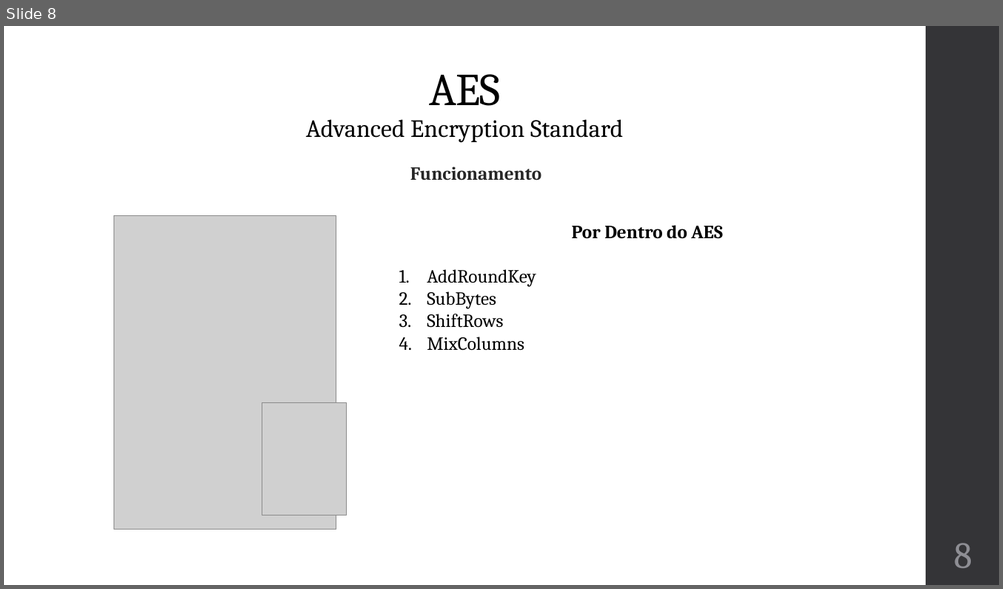
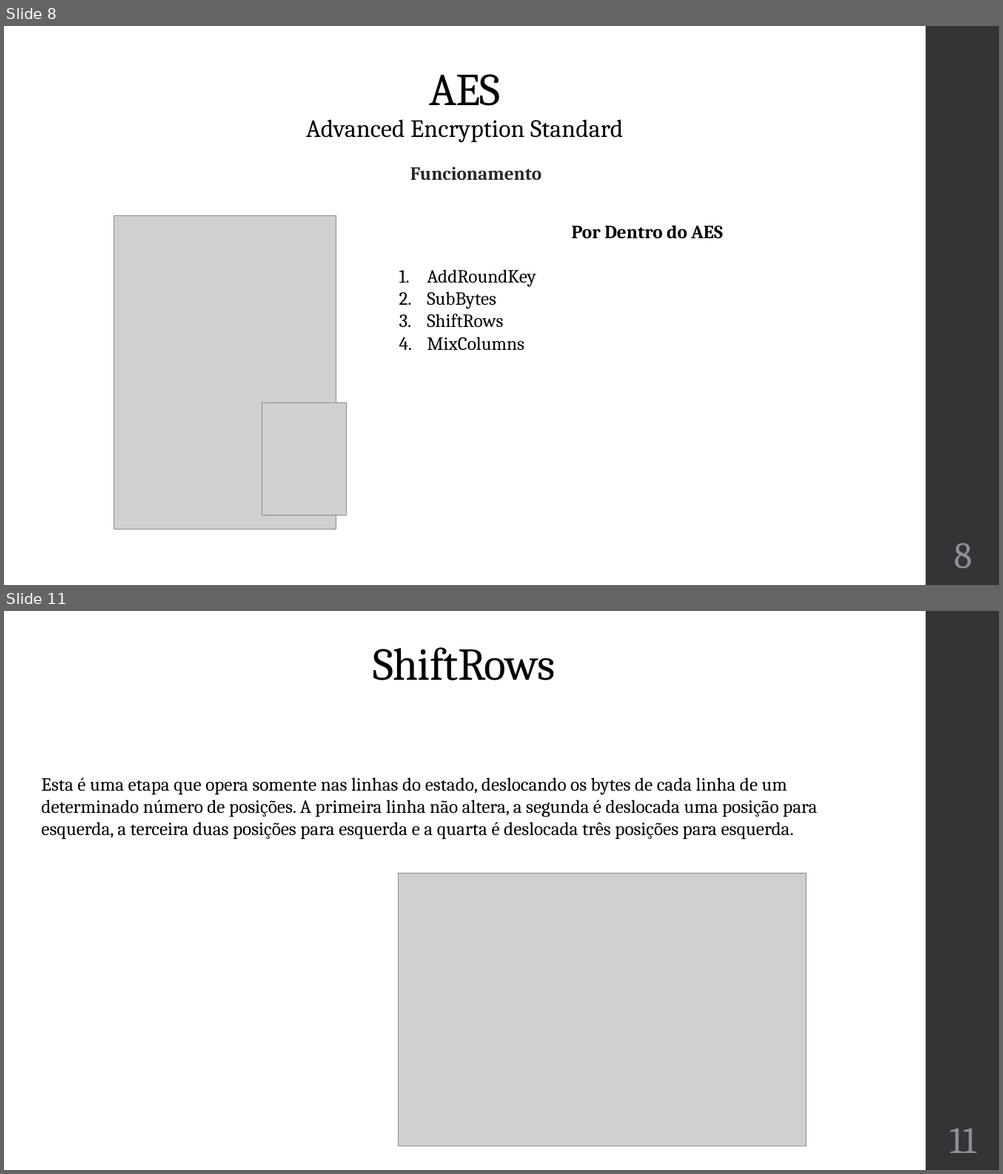
Before and after one commit to robainaricardo/Algoritimo-de-Criptografia-AES-em-JAVA, a slide deck: Apresentação/Algoritmo de criptografia AES APRESENTAÇÃO.pptx. Shown one above the other, each under a label of ours: slide 8 before the commit, slides 8 and 11 after it; the slides between them are not shown. The pictures are 1003x589 and 1003x1174 pixels, drawn with LibreOffice and Linux fonts; fonts in the diff are those of the drawing; grey boxes stand for pictures. Boxes give left, top, right and bottom in pixels: in the first picture for what was removed or moved away, otherwise in the second. Text is boxed around its words. In the diff, an @@ line names an element or a change of style, - is before the commit and + after.

```diff
--- a/Apresentação/Algoritmo de criptografia AES APRESENTAÇÃO.pptx
+++ b/Apresentação/Algoritmo de criptografia AES APRESENTAÇÃO.pptx
@@ slide 11 added at (x1=4, y1=611, x2=999, y2=1170), background #FFFFFF; not listed: 1 template element that a slide beside it also shows @@
@@ title added at (x1=373, y1=647, x2=555, y2=681), 44 pt, text #000000 @@
+ShiftRows
@@ text added at (x1=41, y1=777, x2=817, y2=840), 18 pt, text #000000 @@
+Esta é uma etapa que opera somente nas linhas do estado, deslocando os bytes de cada linha de um determinado número de posições. A primeira linha não altera, a segunda é deslocada uma posição para esquerda, a terceira duas posições para esquerda e a quarta é deslocada três posições para esquerda.
@@ picture added at (x1=398, y1=874, x2=806, y2=1147) @@
@@ page number added at (x1=949, y1=1128, x2=976, y2=1153), 36 pt, text #8E8E94 @@
+11
```
Also in this commit, not shown: 3 other slides added, 4 other files.
